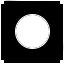
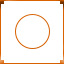
Layer changes from the first 64px x 64px image to the second:
added group "Group 1" with 6 layers above "C" over [0, 0, 64, 64]
moved "Layer 2" into group "Group 1" over [0, 0, 64, 64]
moved "Ellipse 1" into group "Group 1" over [15, 14, 50, 49]
moved "Rectangle 1 copy 3" into group "Group 1" over [0, 60, 4, 64]
moved "Rectangle 1 copy 2" into group "Group 1" over [60, 60, 64, 64]
moved "Rectangle 1 copy" into group "Group 1" over [60, 0, 64, 4]
moved "Rectangle 1" into group "Group 1" over [0, 0, 4, 4]
